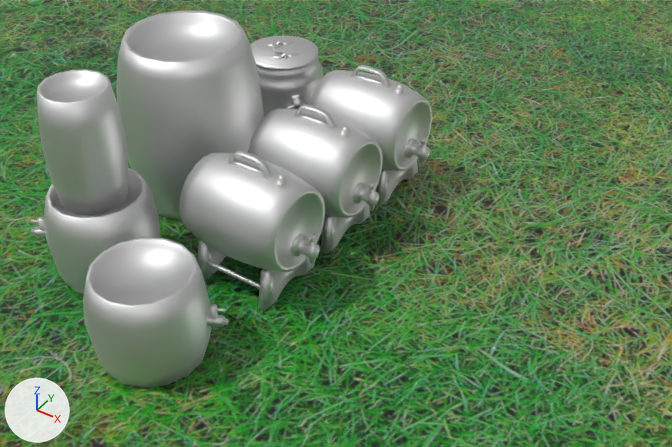
Two versions of the Blender file lociWorldMap.blend, one commit apart.
Both versions are drawn from a camera (50 mm lens) standing at (7.42, -7.34, 9.83) and looking at (1.05, 2.0, 1.42). Every picture has the same lights, and +X, +Y and +Z are marked at lower left.

Before the edit, the objects in view are built like this:
```python
me_cube = bpy.data.meshes.new('Cube')
me_cube.from_pydata(...)  # 4 vertices, 1 face; spans x -1.0..1.0, y -1.0..1.0, z 1.0
me_cube.materials.append(mat_material)
me_cylinder_001 = bpy.data.meshes.new('Cylinder.001')
me_cylinder_001.from_pydata(...)  # 3893 vertices, 7332 faces; spans x -3.9..0.94, y -1.49..6.05, z 0.0..3.4
# faces by material slot: [352, 2558, 1182, 3240]
me_cylinder_001.materials.append(mat_mat_barrel01)  # its picture is missing
me_cylinder_001.materials.append(mat_mat_barrel02)  # its picture is missing
me_cylinder_001.materials.append(mat_mat_barrel03_05)  # its picture is missing
me_cylinder_001.materials.append(mat_mat_kegs)  # its picture is missing
ob_barrel01_001 = bpy.data.objects.new('Barrel01.001', me_cylinder_001)
ob_barrel01_001.location = (0.0, 0.0, 0.0)
ob_cube = bpy.data.objects.new('Cube', me_cube)
ob_cube.location = (0.0, 0.0, -0.04)
ob_cube.scale = (50.0, 50.0, 0.1)
```
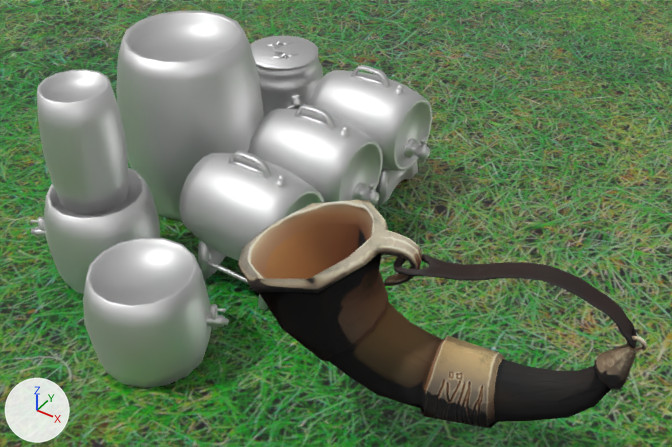
Commit message: add viking horn

Pixel boxes (x1, y1, x2, y2) of what changed, in the pictures (672 x 447 px):
```json
{"object": "HornBody_low", "change": "added", "after": [238, 200, 647, 428]}
{"object": "HornStrap_low", "change": "added", "after": [393, 254, 637, 349]}
```

The change, as JSON lines over the scene's bpy script:
```json
{"op": "add", "block": "img_defaultmaterial_normal_directx_tga_png_001", "code": ["img_defaultmaterial_normal_directx_tga_png_001 = load_image('DefaultMaterial_Normal_DirectX.tga.png.001', 'textures/low-poly-viking-drinking-horn/textures/DefaultMaterial_Normal_DirectX.tga.png', 2048, 2048, 'sRGB')"]}
{"op": "add", "block": "img_defaultmaterial_base_color_tga_png_001", "code": ["img_defaultmaterial_base_color_tga_png_001 = load_image('DefaultMaterial_Base_color.tga.png.001', 'textures/low-poly-viking-drinking-horn/textures/DefaultMaterial_Base_color.tga.png', 2048, 2048, 'sRGB')"]}
{"op": "add", "block": "img_defaultmaterial_roughness_tga_png_001", "code": ["img_defaultmaterial_roughness_tga_png_001 = load_image('DefaultMaterial_Roughness.tga.png.001', 'textures/low-poly-viking-drinking-horn/textures/DefaultMaterial_Roughness.tga.png', 2048, 2048, 'sRGB')"]}
{"op": "add", "block": "mat_material_002", "code": ["mat_material_002 = bpy.data.materials.new('Material.002')", "# uses the picture img_defaultmaterial_base_color_tga_png_001", "# uses the picture img_defaultmaterial_normal_directx_tga_png_001", "# uses the picture img_defaultmaterial_roughness_tga_png_001"]}
{"op": "add", "block": "mat_material_001", "code": ["mat_material_001 = bpy.data.materials.new('Material.001')", "# uses the picture img_defaultmaterial_base_color_tga_png_001", "# uses the picture img_defaultmaterial_normal_directx_tga_png_001", "# uses the picture img_defaultmaterial_roughness_tga_png_001"]}
{"op": "add", "block": "me_plane_001", "code": ["me_plane_001 = bpy.data.meshes.new('Plane.001')", "me_plane_001.from_pydata(...)  # 282 vertices, 288 faces; spans x -0.45..1.35, y -0.68..1.45, z -2.77..3.85", "me_plane_001.materials.append(mat_material_002)"]}
{"op": "add", "block": "me_plane", "code": ["me_plane = bpy.data.meshes.new('Plane')", "me_plane.from_pydata(...)  # 325 vertices, 332 faces; spans x -1.1..0.86, y -0.51..2.09, z -3.09..1.71", "me_plane.materials.append(mat_material_001)"]}
{"op": "add", "block": "ob_hornstrap_low", "code": ["ob_hornstrap_low = bpy.data.objects.new('HornStrap_low', me_plane_001)", "ob_hornstrap_low.location = (4.35, 0.2, 3.16)", "ob_hornstrap_low.rotation_euler = (0.0, 1.571, 0.0)  # degrees (0, 90, 0)", "ob_hornstrap_low.scale = (0.419, 0.419, 0.419)"]}
{"op": "add", "block": "ob_hornbody_low", "code": ["ob_hornbody_low = bpy.data.objects.new('HornBody_low', me_plane)", "ob_hornbody_low.location = (4.35, 0.0, 1.21)", "ob_hornbody_low.rotation_euler = (1.571, 0.0, 1.571)  # degrees (90, 0, 90)"]}
```
